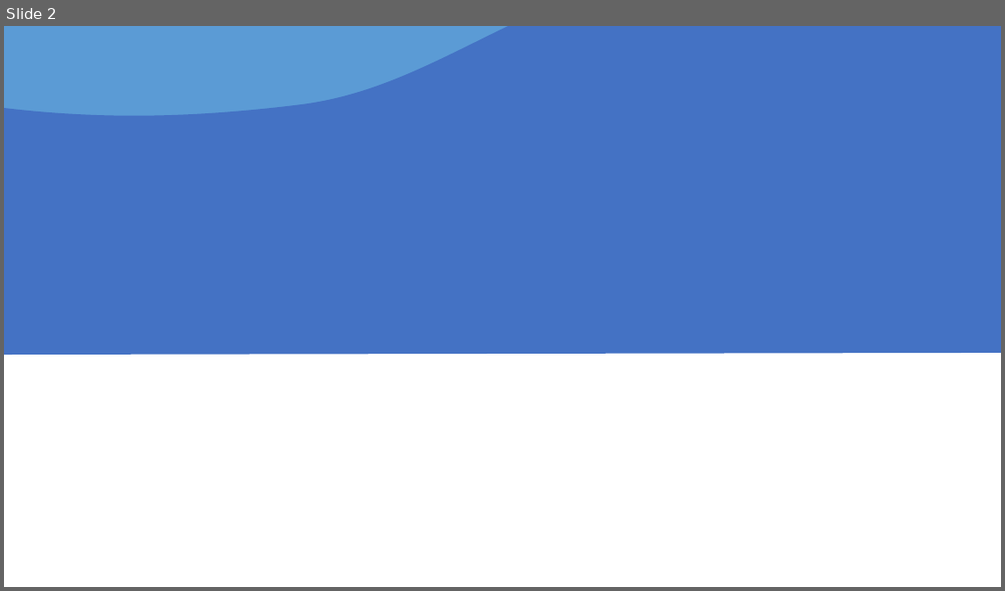
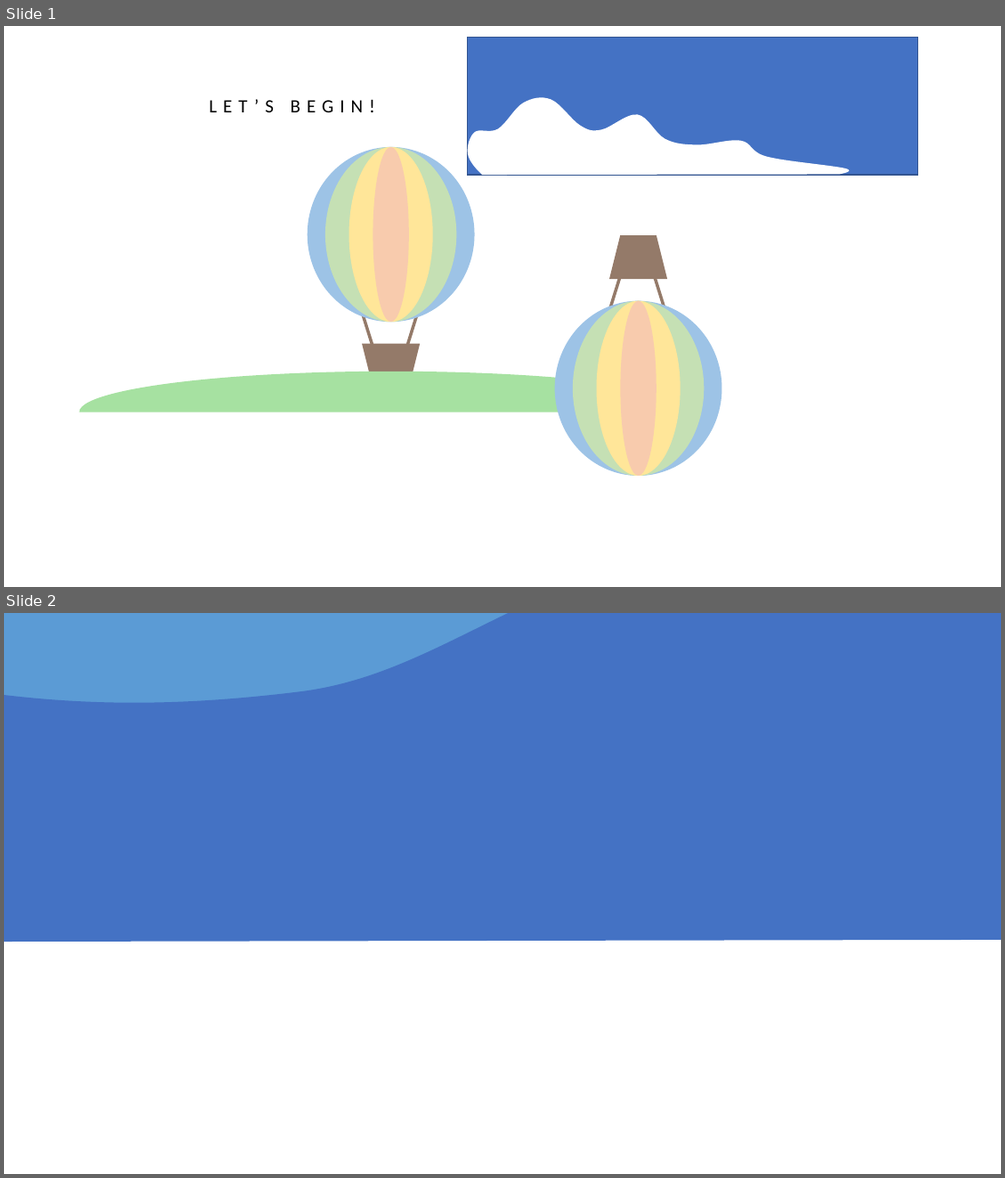
Before and after one commit to catherinesyeh/bkt-balloon, a slide deck: images/images.pptx. Shown one above the other, each under a label of ours: slide 2 before the commit, slides 1 and 2 after it. The pictures are 1005x591 and 1005x1178 pixels, drawn with LibreOffice and Linux fonts; fonts in the diff are those of the drawing. Boxes give left, top, right and bottom in pixels: in the first picture for what was removed or moved away, otherwise in the second. Text is boxed around its words. In the diff, an @@ line names an element or a change of style, - is before the commit and + after.

```diff
--- a/images/images.pptx
+++ b/images/images.pptx
@@ slide 1 added at (4,26,1001,587), background #FFFFFF @@
@@ rectangle added at (468,38,919,175), fill #4472C4, outline #325491 1 pt @@
@@ text added at (209,99,375,112), 18 pt, text #000000 @@
+LET’S BEGIN!
@@ freeform shape added at (468,98,849,175), fill #FFFFFF @@
@@ group added at (307,147,475,387): 4 ellipses, 2 lines, 1 trapezoid @@
@@ group added at (555,235,722,476): 4 ellipses, 2 lines, 1 trapezoid @@
@@ chord (boxed as its full ellipse) added at (79,371,703,452), fill #A6E1A1 @@
```
Also in this commit, not shown: 1 slide removed, 3 other files.
